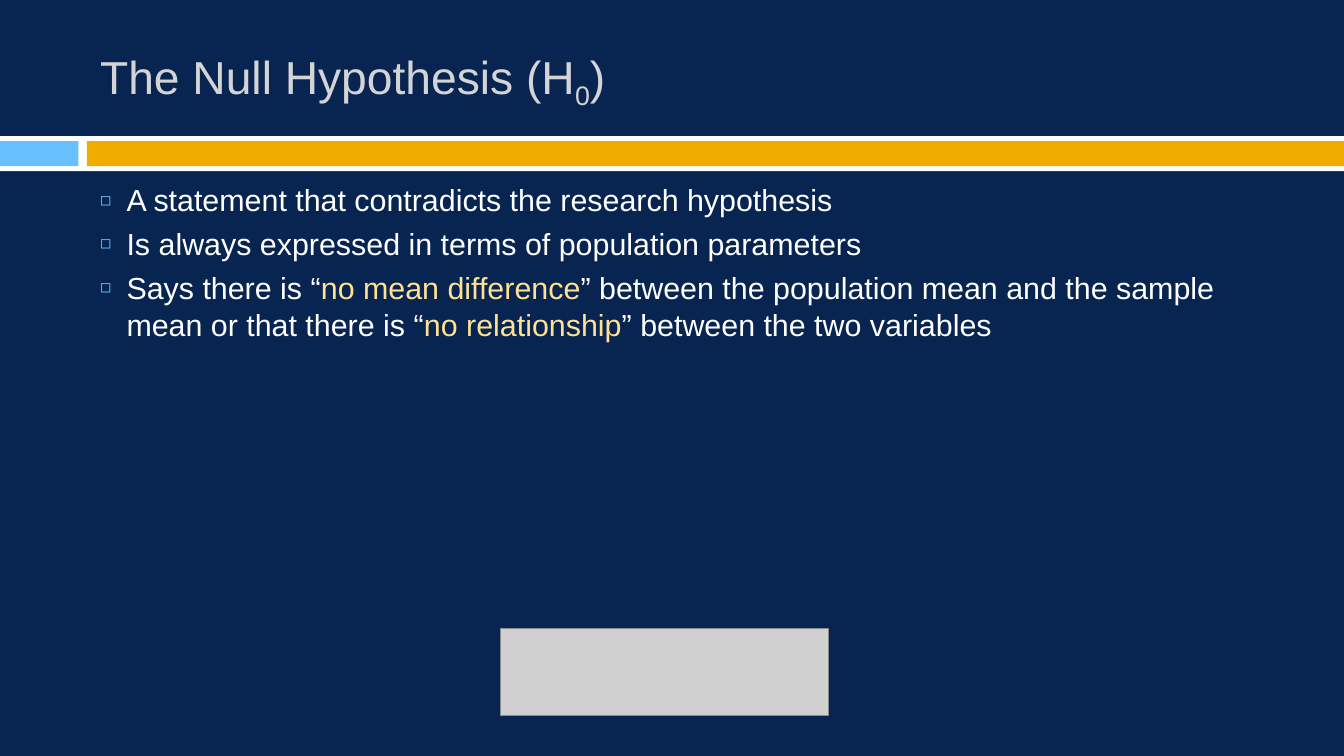
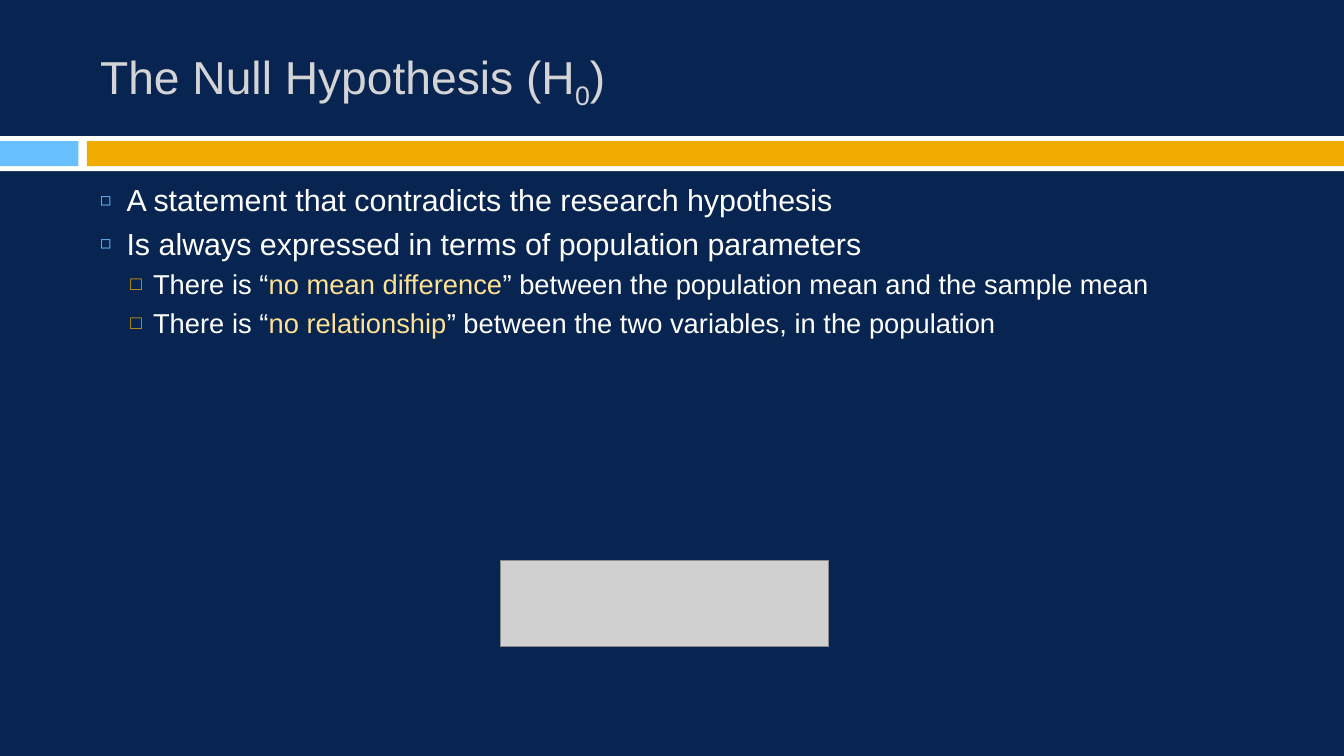
Before and after one commit to burrelvannjr/gradstats_csuf, a slide deck: slide 4 of ppts/5_hypothesis_testing.pptx (slide 6 before the commit). Drawn at 1344x756 pixels with LibreOffice and Linux fonts; fonts in the diff are those of the drawing; grey boxes stand for pictures. Boxes give left, top, right and bottom in pixels: in the first picture for what was removed or moved away, otherwise in the second. Text is boxed around its words. In the diff, an @@ line names an element or a change of style, - is before the commit and + after.

```diff
--- a/ppts/5_hypothesis_testing.pptx
+++ b/ppts/5_hypothesis_testing.pptx
@@ text at bbox=[153, 274, 1148, 338]: text changed; size 21.8 to 19.5 pt @@
-◻ Says there is “no mean difference” between the population mean and the sample mean or that there is “no relationship” between the two variables
+  □ There is “no mean difference” between the population mean and the sample mean
+  □ There is “no relationship” between the two variables, in the population
@@ picture: place and size @@
-picture at bbox=[501, 629, 830, 716]
+picture at bbox=[501, 561, 830, 647]
```
Also in this commit, not shown: 4 other slides changed, 2 slides removed, 12 other files.
